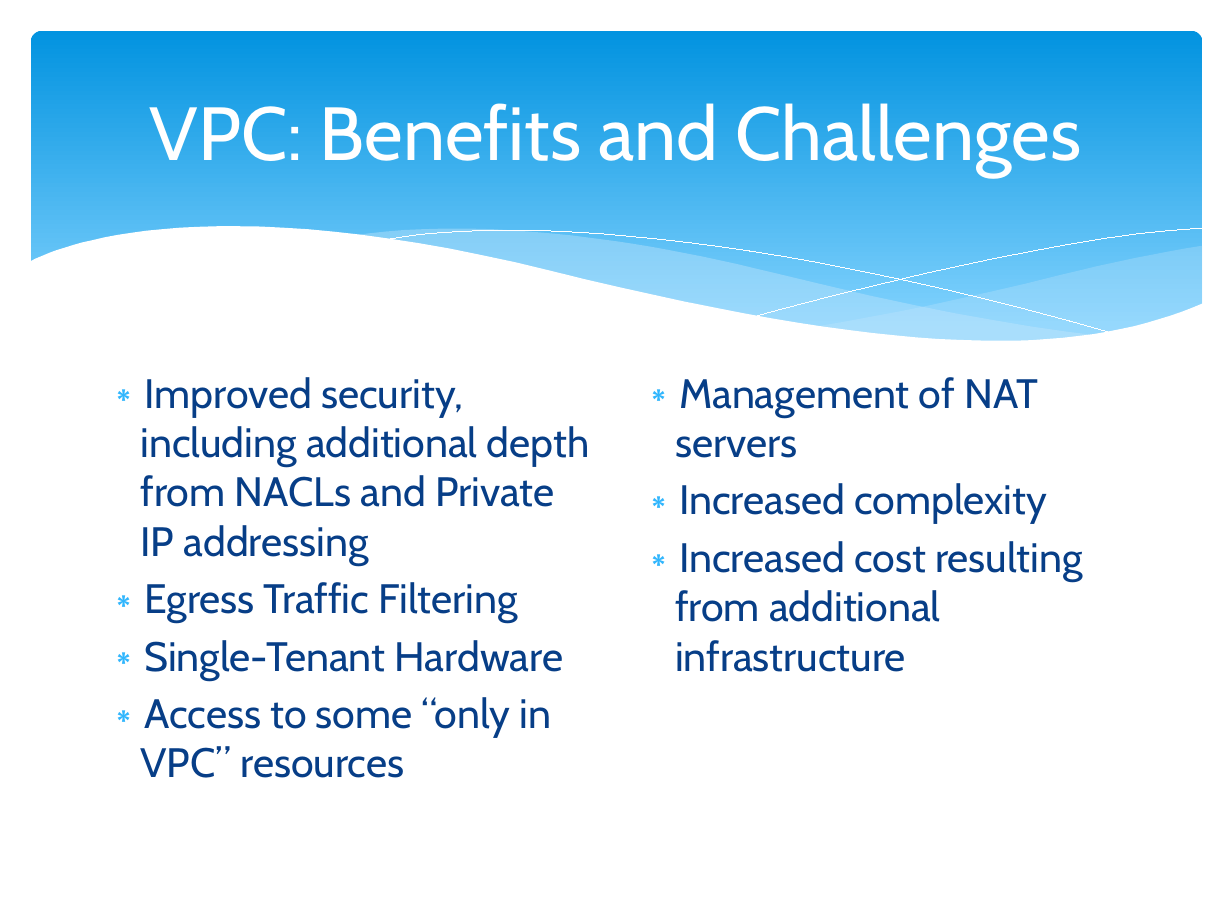
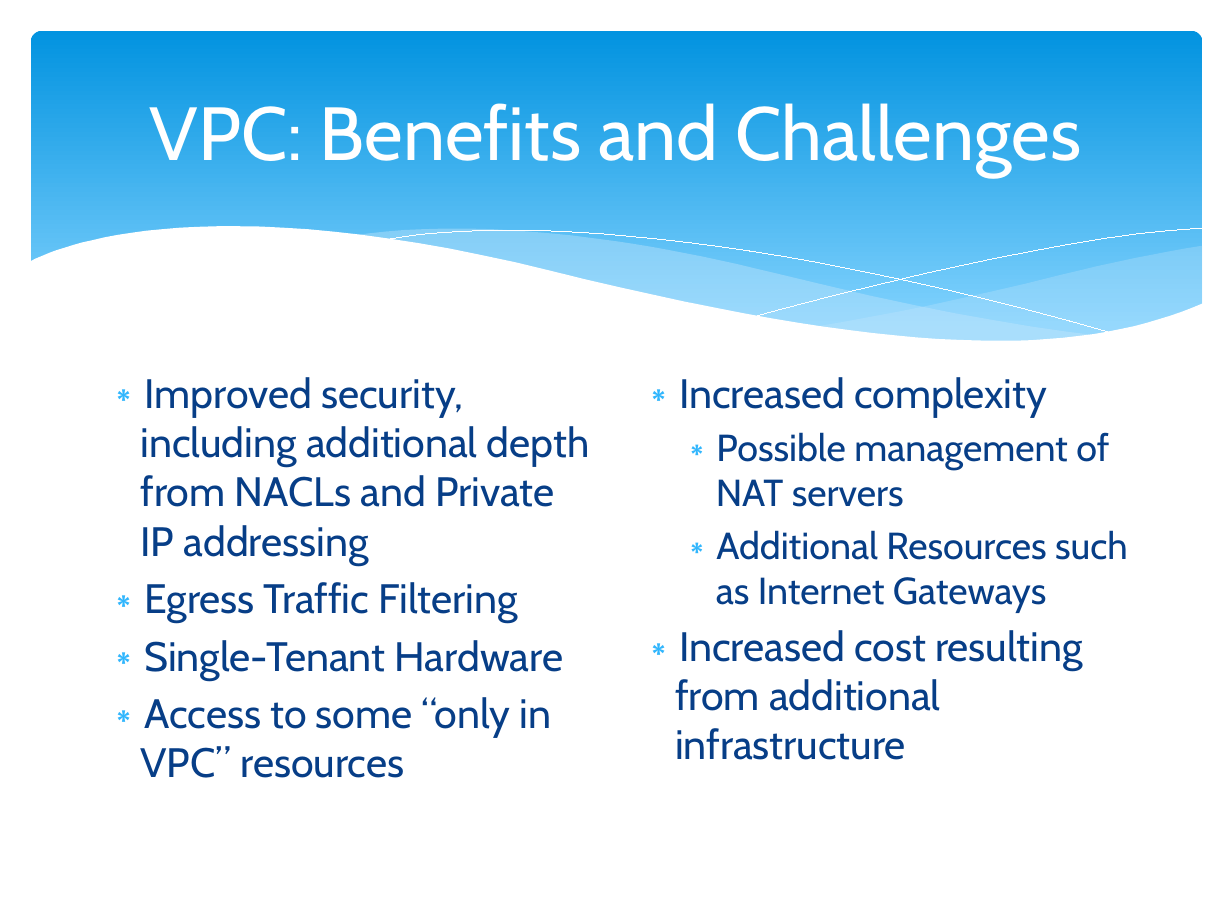
Before and after one commit to cloudavail/awstraining, a slide deck: slide 3 of aws-vpc/aws-vpc.pptx. Drawn at 1232x924 pixels with LibreOffice and Linux fonts; fonts in the diff are those of the drawing. Boxes give left, top, right and bottom in pixels: in the first picture for what was removed or moved away, otherwise in the second. Text is boxed around its words. In the diff, an @@ line names an element or a change of style, - is before the commit and + after.

```diff
--- a/aws-vpc/aws-vpc.pptx
+++ b/aws-vpc/aws-vpc.pptx
@@ text at (675,377,1038,458): paragraph removed @@
-∗ Management of NAT servers
@@ text at (716,432,1128,613): paragraphs added @@
+  ∗ Possible management of NAT servers
+  ∗ Additional Resources such as Internet Gateways
```
Also in this commit, not shown: 12 other slides changed.
